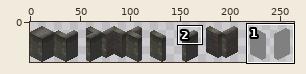
A sprite sheet gets an edit: tex/8bit/dcommonwalls.png. Above, an overview of the earlier version with the close-up marked.
Close-up. The starting point:
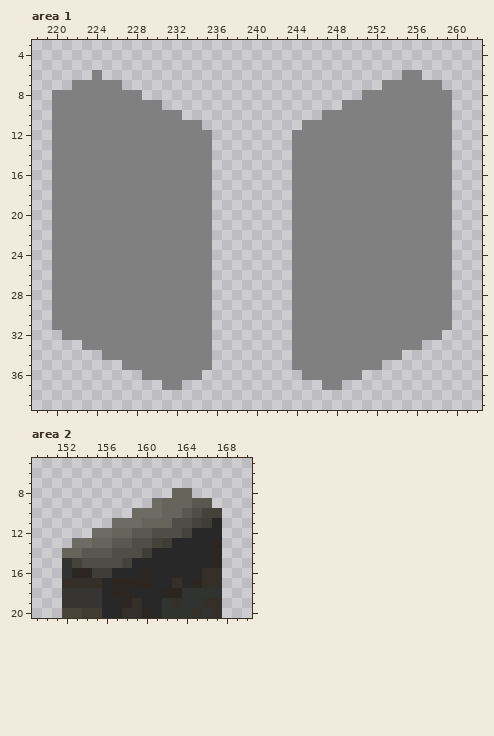
The file is 264x40 pixels. Colours within 5 levels of each other are drawn and written as one. Shown: area 1: x 218..262, y 3..39; area 2: x 149..170, y 5..20. The commit also changed other parts of the picture, which this record leaves out.
Once edited:
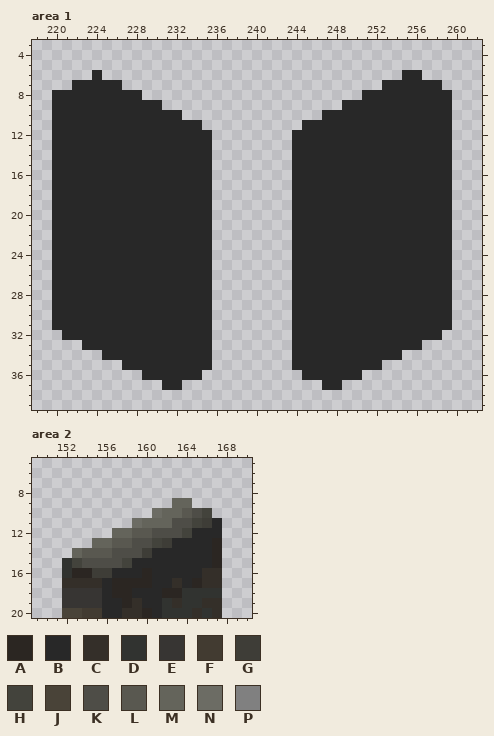
Palette (. is transparent): A #2b2622  B #282828  C #342f29  D #313330  E #373533  F #423b31  G #3e3d37  H #43433c  J #494338  K #4e4d47  L #595850  M #64645b  N #6c6c64  P #808080
Diff:
Area 1:
Colour P becomes colour B in row 6 at x 224 and 255 to 256; in row 7 at x 222 to 226 and 253 to 258; in row 8 at x 220 to 228 and 251 to 259; in row 9 at x 220 to 230 and 249 to 259; in row 10 at x 220 to 232 and 247 to 259; in row 11 at x 220 to 234 and 245 to 259.
Colour P becomes colour B in rows 12 to 31 at x 220 to 235 and 244 to 259; in row 32 at x 221 to 235 and 244 to 258; in row 33 at x 223 to 235 and 244 to 256; in row 34 at x 225 to 235 and 244 to 254; in row 35 at x 227 to 235 and 244 to 252; in row 36 at x 229 to 234 and 245 to 250.
Colour P becomes colour B in row 37 at x 231 to 232 and 247 to 248.
Area 2:
The edit erases colour H in row 10 at x 167.
The edit erases colour L in row 9 at x 165 to 166.
The edit erases colour M in row 8 at x 163 to 164; in row 9 at x 162; in row 14 at x 152.
The edit erases colour N in row 9 at x 161; in row 10 at x 159 to 160; in row 11 at x 157 to 158; in row 12 at x 155 to 156; in row 13 at x 153 to 154.
